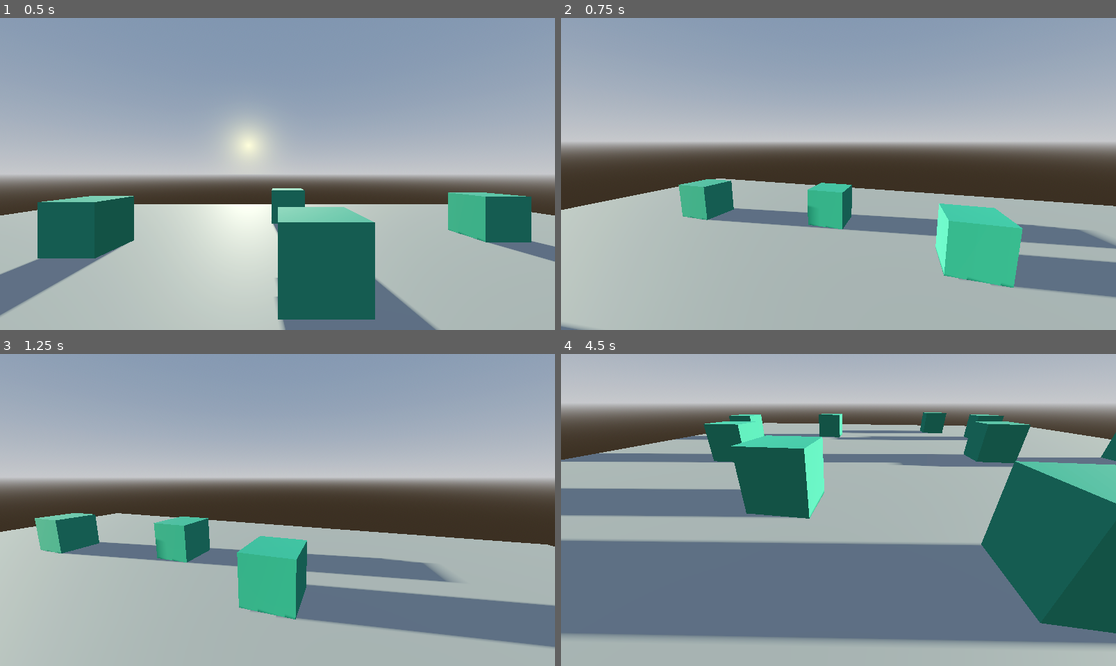
Above: before the commit, frames 1-4 (two rows, left to right).
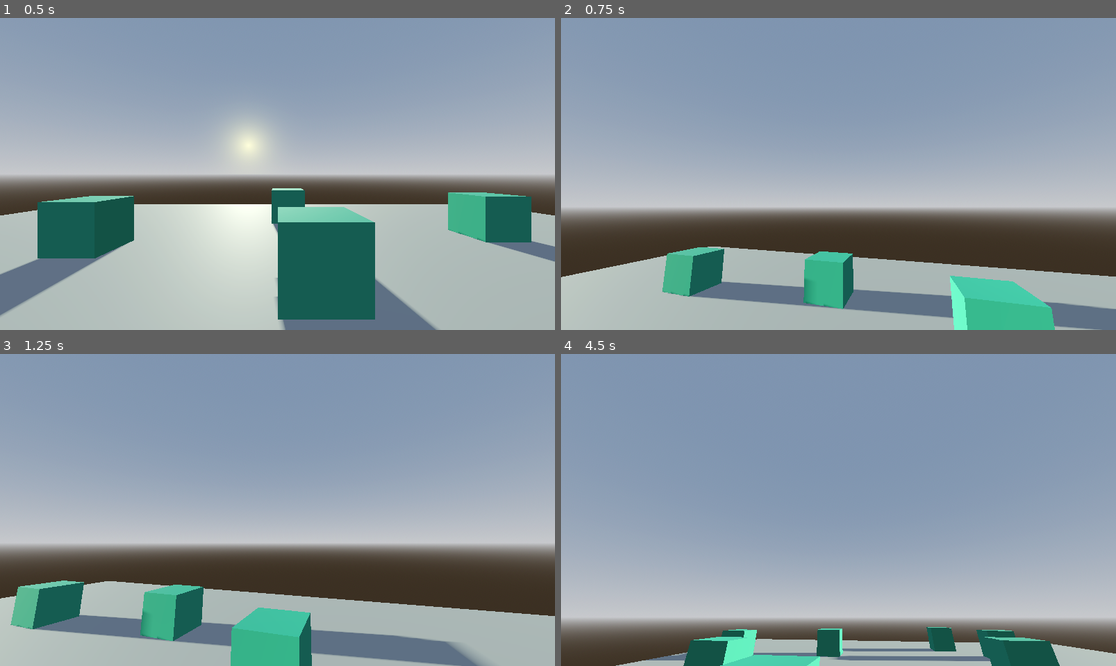
Above: after the commit, the same moments.

Repository: CptDarling/My-Inventory-Test
Game: Godot game, scene res://scenes/main.tscn
Same seed, same stepped clock (60 frames per second), same inputs: the game is played once before the commit and once after it.
Inputs (mouse positions are in pixels of both pictures, inside the frame that each line leads up to):
- Up to frame 1 (0.5 s): no input
- Up to frame 2 (0.75 s): tap Enter (ui_accept) at 0.5 s; move the mouse to (960, 158) at 0.52 s; hold D (right) from 0.53 s (still down)
- Up to frame 3 (1.25 s): keep holding D (right); tap Enter (ui_accept) at 0.77 s
- Up to frame 4 (4.5 s): move the mouse to (727, 525) at 1.27 s; release D (right) at 1.28 s; hold S (backwards) 1.28-2.03 s; tap Enter (ui_accept) at 1.52, 3.02, 3.77 s; move the mouse to (894, 441) at 2.02 s; hold D (right) 2.03-2.78 s; move the mouse to (810, 572) at 2.77 s; hold W (forwards) 2.78-3.53 s; move the mouse to (1005, 556) at 3.52 s; hold A (left) from 3.53 s (still down); move the mouse to (672, 463) at 4.27 s

Frame 1 is identical in both runs. In frame 2, 62% of the frame differs, in the area x 0-100%, y 20-100%; in frame 3, 65%; in frame 4, 95%, in the area x 0-100%, y 0-100%.

Commit message:
Options Manager integrated with the main menu

Diff:
--- a/managers/options_manager.gd
+++ b/managers/options_manager.gd
@@ -1,7 +1,10 @@
 #class_name OptionsManager
-extends Node
+extends ColorRect
 
 @onready var user_prefs: UserPreferences
+
+@onready var toggle_invert_y: CheckButton = %ToggleInvertY
+@onready var back_button: Button = %BackButton
 
 @export var mouse_invert_y: bool = false:
 	get:
@@ -15,3 +18,14 @@
 
 func _ready() -> void:
 	user_prefs = UserPreferences.load_or_create()
+	toggle_invert_y.set_pressed_no_signal(mouse_invert_y)
+	back_button.pressed.connect(hide)
+	hide()
+
+
+func _on_invert_y_toggled(button_pressed: bool) -> void:
+	mouse_invert_y = button_pressed
+
+
+func _on_back_button_pressed() -> void:
+	hide()
--- a/ui/options_menu.tscn
+++ b/managers/options_manager.tscn
@@ -1,7 +1,13 @@
-[gd_scene load_steps=10 format=3 uid="uid://cciskcytidld0"]
+[gd_scene load_steps=12 format=3 uid="uid://cciskcytidld0"]
 
+[ext_resource type="Script" path="res://managers/options_manager.gd" id="1_0thf3"]
 [ext_resource type="Shader" uid="uid://bcafhnmnjj468" path="res://ui/main_menu.tres" id="1_cp37v"]
-[ext_resource type="Script" path="res://ui/options_menu.gd" id="1_p2xqu"]
+[ext_resource type="Shader" path="res://ui/main_menu.gdshader" id="1_s5fut"]
+
+[sub_resource type="ShaderMaterial" id="ShaderMaterial_ybj22"]
+shader = ExtResource("1_s5fut")
+shader_parameter/blur = 2.5
+shader_parameter/brightness = 0.9
 
 [sub_resource type="ShaderMaterial" id="ShaderMaterial_y8k0a"]
 shader = ExtResource("1_cp37v")
@@ -41,12 +47,14 @@
 
 [node name="OptionsMenu" type="ColorRect"]
 process_mode = 3
+material = SubResource("ShaderMaterial_ybj22")
 anchors_preset = 15
 anchor_right = 1.0
 anchor_bottom = 1.0
 grow_horizontal = 2
 grow_vertical = 2
-script = ExtResource("1_p2xqu")
+color = Color(1, 1, 1, 0)
+script = ExtResource("1_0thf3")
 
 [node name="CenterContainer" type="CenterContainer" parent="."]
 material = SubResource("ShaderMaterial_y8k0a")
@@ -105,6 +113,7 @@
 columns = 2
 
 [node name="BackButton" type="Button" parent="CenterContainer/PanelContainer/MarginContainer/VBoxContainer"]
+unique_name_in_owner = true
 layout_mode = 2
 size_flags_horizontal = 3
 size_flags_vertical = 3
@@ -114,3 +123,4 @@
 text = "Back"
 
 [connection signal="toggled" from="CenterContainer/PanelContainer/MarginContainer/VBoxContainer/VBoxContainer/ToggleInvertY" to="." method="_on_invert_y_toggled"]
+[connection signal="pressed" from="CenterContainer/PanelContainer/MarginContainer/VBoxContainer/BackButton" to="." method="_on_back_button_pressed"]
--- a/player/player_input.gd
+++ b/player/player_input.gd
@@ -16,8 +16,8 @@
 func _unhandled_input(event: InputEvent) -> void:
 	if event is InputEventMouseMotion:
 		rotate_y(-event.relative.x * .005)
-		camera.rotate_x(-1 * -event.relative.y * .005)
-		#camera.rotate_x(remap(OptionsManager.mouse_invert_y, 1, 0, -1, 1) * -event.relative.y * .005)
+#		camera.rotate_x(-1 * -event.relative.y * .005)
+		camera.rotate_x(remap(OptionsManager.mouse_invert_y, 1, 0, -1, 1) * -event.relative.y * .005)
 		camera.rotation.x = clamp(camera.rotation.x, -PI/4, PI/4)
 
 
--- a/project.godot
+++ b/project.godot
@@ -17,7 +17,7 @@
 
 [autoload]
 
-OptionsManager="*res://managers/options_manager.gd"
+OptionsManager="*res://managers/options_manager.tscn"
 
 [input]
 
--- a/ui/main_menu.gd
+++ b/ui/main_menu.gd
@@ -9,6 +9,7 @@
 func _ready() -> void:
 	quit_button.pressed.connect(get_tree().quit)
 	resume_button.pressed.connect(unpause)
+	OptionsManager.visibility_changed.connect(_options_manager_visibility_changed)
 
 
 func unpause() -> void:
@@ -29,3 +30,18 @@
 
 func _on_animation_player_animation_finished(anim_name: StringName) -> void:
 	print("Animation finished: ", anim_name)
+
+
+func _on_options_button_pressed() -> void:
+	OptionsManager.show()
+	hide()
+
+
+## We are the main menu.
+## The Options Manager will emit the visibility_changed signal when it is
+## shown or hidden. If it was just hidden and we are active then we need to
+## be seen again. This is because we were hidden whilst the options manager
+## was visible.
+func _options_manager_visibility_changed() -> void:
+	if !OptionsManager.visible:
+		show()
--- a/ui/main_menu.tscn
+++ b/ui/main_menu.tscn
@@ -58,109 +58,6 @@
 corner_radius_top_right = 15
 corner_radius_bottom_right = 15
 corner_radius_bottom_left = 15
-
-[sub_resource type="Animation" id="Animation_i62o1"]
-resource_name = "Unpause"
-length = 0.001
-tracks/0/type = "value"
-tracks/0/imported = false
-tracks/0/enabled = true
-tracks/0/path = NodePath(".:material:shader_parameter/blur")
-tracks/0/interp = 1
-tracks/0/loop_wrap = true
-tracks/0/keys = {
-"times": PackedFloat32Array(0),
-"transitions": PackedFloat32Array(1),
-"update": 0,
-"values": [null]
-}
-tracks/1/type = "value"
-tracks/1/imported = false
-tracks/1/enabled = true
-tracks/1/path = NodePath(".:material:shader_parameter/brightness")
-tracks/1/interp = 1
-tracks/1/loop_wrap = true
-tracks/1/keys = {
-"times": PackedFloat32Array(0),
-"transitions": PackedFloat32Array(1),
-"update": 0,
-"values": [1.0]
-}
-tracks/2/type = "value"
-tracks/2/imported = false
-tracks/2/enabled = true
-tracks/2/path = NodePath("CenterContainer:modulate")
-tracks/2/interp = 1
-tracks/2/loop_wrap = true
-tracks/2/keys = {
-"times": PackedFloat32Array(0),
-"transitions": PackedFloat32Array(1),
-"update": 0,
-"values": [Color(1, 1, 1, 0)]
-}
-tracks/3/type = "value"
-tracks/3/imported = false
-tracks/3/enabled = true
-tracks/3/path = NodePath(".:visible")
-tracks/3/interp = 1
-tracks/3/loop_wrap = true
-tracks/3/keys = {
-"times": PackedFloat32Array(0),
-"transitions": PackedFloat32Array(1),
-"update": 1,
-"values": [false]
-}
-
-[sub_resource type="Animation" id="Animation_7ce4o"]
-length = 0.001
-tracks/0/type = "value"
-tracks/0/imported = false
-tracks/0/enabled = true
-tracks/0/path = NodePath(".:material:shader_parameter/blur")
-tracks/0/interp = 1
-tracks/0/loop_wrap = true
-tracks/0/keys = {
-"times": PackedFloat32Array(0),
-"transitions": PackedFloat32Array(1),
-"update": 0,
-"values": [null]
-}
-tracks/1/type = "value"
-tracks/1/imported = false
-tracks/1/enabled = true
-tracks/1/path = NodePath(".:material:shader_parameter/brightness")
-tracks/1/interp = 1
-tracks/1/loop_wrap = true
-tracks/1/keys = {
-"times": PackedFloat32Array(0),
-"transitions": PackedFloat32Array(1),
-"update": 0,
-"values": [1.0]
-}
-tracks/2/type = "value"
-tracks/2/imported = false
-tracks/2/enabled = true
-tracks/2/path = NodePath("CenterContainer:modulate")
-tracks/2/interp = 1
-tracks/2/loop_wrap = true
-tracks/2/keys = {
-"times": PackedFloat32Array(0),
-"transitions": PackedFloat32Array(1),
-"update": 0,
-"values": [Color(1, 1, 1, 0)]
-}
-tracks/3/type = "value"
-tracks/3/imported = false
-tracks/3/enabled = true
-tracks/3/path = NodePath(".:visible")
-tracks/3/interp = 1
-tracks/3/loop_wrap = true
-tracks/3/keys = {
-"times": PackedFloat32Array(0),
-"transitions": PackedFloat32Array(1),
-"update": 1,
-"values": [false]
-}
 
 [sub_resource type="Animation" id="Animation_8uce3"]
 resource_name = "Pause"
@@ -214,6 +111,109 @@
 "values": [true]
 }
 
+[sub_resource type="Animation" id="Animation_7ce4o"]
+length = 0.001
+tracks/0/type = "value"
+tracks/0/imported = false
+tracks/0/enabled = true
+tracks/0/path = NodePath(".:material:shader_parameter/blur")
+tracks/0/interp = 1
+tracks/0/loop_wrap = true
+tracks/0/keys = {
+"times": PackedFloat32Array(0),
+"transitions": PackedFloat32Array(1),
+"update": 0,
+"values": [null]
+}
+tracks/1/type = "value"
+tracks/1/imported = false
+tracks/1/enabled = true
+tracks/1/path = NodePath(".:material:shader_parameter/brightness")
+tracks/1/interp = 1
+tracks/1/loop_wrap = true
+tracks/1/keys = {
+"times": PackedFloat32Array(0),
+"transitions": PackedFloat32Array(1),
+"update": 0,
+"values": [1.0]
+}
+tracks/2/type = "value"
+tracks/2/imported = false
+tracks/2/enabled = true
+tracks/2/path = NodePath("CenterContainer:modulate")
+tracks/2/interp = 1
+tracks/2/loop_wrap = true
+tracks/2/keys = {
+"times": PackedFloat32Array(0),
+"transitions": PackedFloat32Array(1),
+"update": 0,
+"values": [Color(1, 1, 1, 0)]
+}
+tracks/3/type = "value"
+tracks/3/imported = false
+tracks/3/enabled = true
+tracks/3/path = NodePath(".:visible")
+tracks/3/interp = 1
+tracks/3/loop_wrap = true
+tracks/3/keys = {
+"times": PackedFloat32Array(0),
+"transitions": PackedFloat32Array(1),
+"update": 1,
+"values": [false]
+}
+
+[sub_resource type="Animation" id="Animation_i62o1"]
+resource_name = "Unpause"
+length = 0.001
+tracks/0/type = "value"
+tracks/0/imported = false
+tracks/0/enabled = true
+tracks/0/path = NodePath(".:material:shader_parameter/blur")
+tracks/0/interp = 1
+tracks/0/loop_wrap = true
+tracks/0/keys = {
+"times": PackedFloat32Array(0),
+"transitions": PackedFloat32Array(1),
+"update": 0,
+"values": [null]
+}
+tracks/1/type = "value"
+tracks/1/imported = false
+tracks/1/enabled = true
+tracks/1/path = NodePath(".:material:shader_parameter/brightness")
+tracks/1/interp = 1
+tracks/1/loop_wrap = true
+tracks/1/keys = {
+"times": PackedFloat32Array(0),
+"transitions": PackedFloat32Array(1),
+"update": 0,
+"values": [1.0]
+}
+tracks/2/type = "value"
+tracks/2/imported = false
+tracks/2/enabled = true
+tracks/2/path = NodePath("CenterContainer:modulate")
+tracks/2/interp = 1
+tracks/2/loop_wrap = true
+tracks/2/keys = {
+"times": PackedFloat32Array(0),
+"transitions": PackedFloat32Array(1),
+"update": 0,
+"values": [Color(1, 1, 1, 0)]
+}
+tracks/3/type = "value"
+tracks/3/imported = false
+tracks/3/enabled = true
+tracks/3/path = NodePath(".:visible")
+tracks/3/interp = 1
+tracks/3/loop_wrap = true
+tracks/3/keys = {
+"times": PackedFloat32Array(0),
+"transitions": PackedFloat32Array(1),
+"update": 1,
+"values": [false]
+}
+
 [sub_resource type="AnimationLibrary" id="AnimationLibrary_8g40m"]
 _data = {
 "Pause": SubResource("Animation_8uce3"),
@@ -299,5 +299,6 @@
 "": SubResource("AnimationLibrary_8g40m")
 }
 
+[connection signal="pressed" from="CenterContainer/PanelContainer/MarginContainer/VBoxContainer/OptionsButton" to="." method="_on_options_button_pressed"]
 [connection signal="animation_finished" from="AnimationPlayer" to="." method="_on_animation_player_animation_finished"]
 [connection signal="animation_started" from="AnimationPlayer" to="." method="_on_animation_player_animation_started"]
--- a/ui/options_menu.gd
+++ /dev/null
@@ -1,10 +0,0 @@
-class_name OptionsMenu extends ColorRect
-
-@onready var toggle_invert_y: CheckButton = %ToggleInvertY
-
-func _ready() -> void:
-	toggle_invert_y.set_pressed_no_signal(OptionsManager.mouse_invert_y)
-
-
-func _on_invert_y_toggled(button_pressed: bool) -> void:
-	OptionsManager.mouse_invert_y = button_pressed
